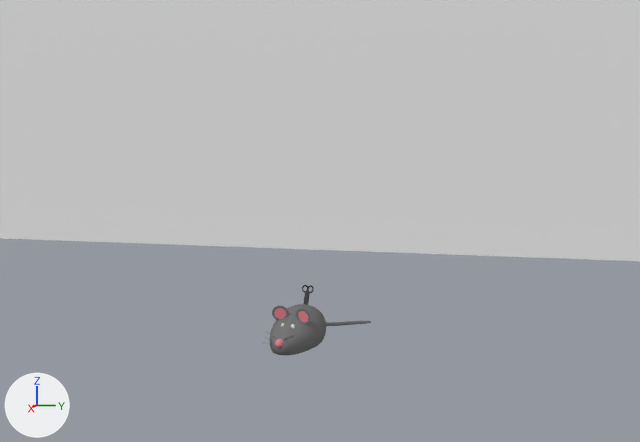
Before and after pictures for a commit that changed the Blender file Projekt/04-Shots/fs-Shot 4.blend.
Rendered twice from a 50 mm camera at (-2.86, 1.78, 0.241) aimed at (-3.802, 1.563, 0.12). The lights are fixed; the arrows at lower left show +X, +Y and +Z.

Objects in the first picture: 'Grundbau + World', 'Maus'.
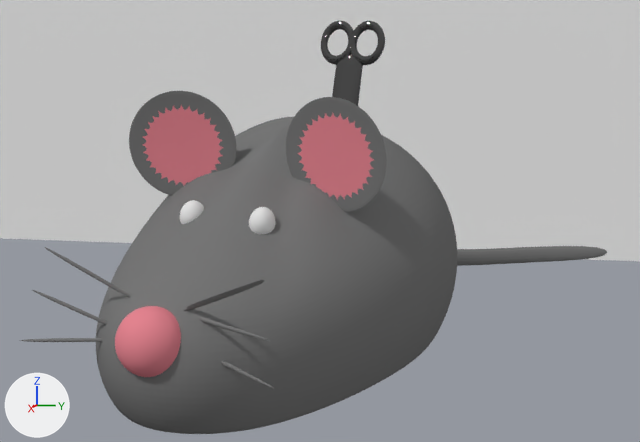
What differs and where, as boxes [x1, y1, x2, y2] in the pictures (640 x 442 px):
```json
{"object": "Maus", "change": "rescaled", "before": [265, 285, 371, 355], "after": [19, 21, 607, 434], "on screen": "450% wider, 483% taller"}
```

Edits to the scene script, one JSON object a line:
```json
{"op": "set", "path": "ob_maus.scale", "old": "(0.171, 0.171, 0.171)", "new": "(1.0, 1.0, 1.0)"}
```
